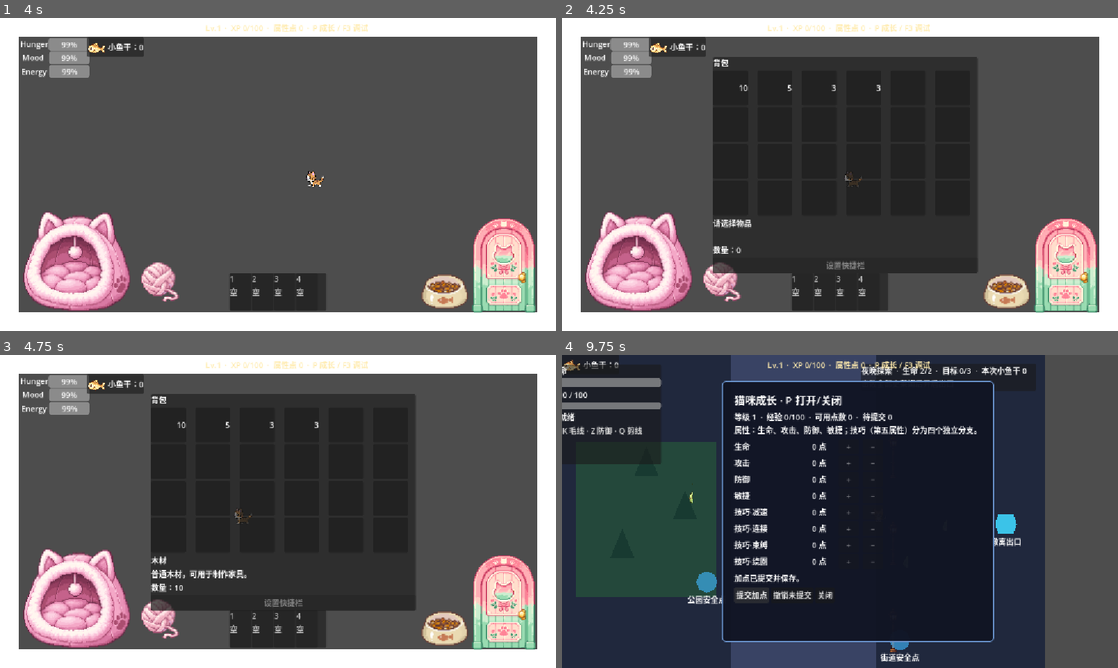
Above: before the commit, frames 1-4 (two rows, left to right).
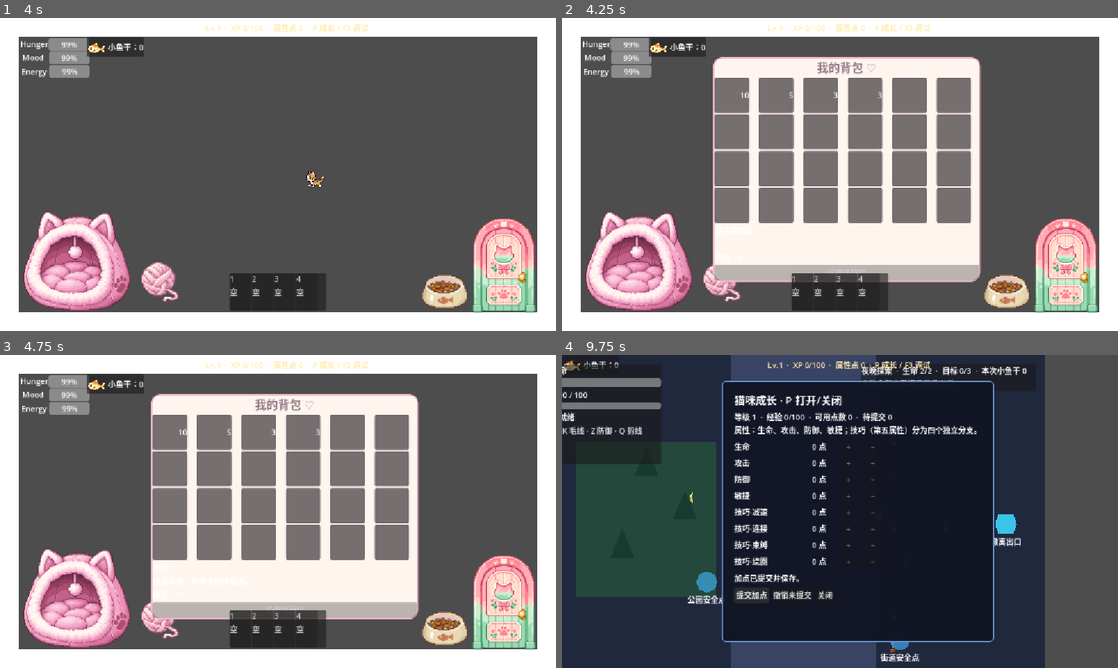
Above: after the commit, the same moments.

Repository: Kysuke727/pixelcat
Game: Godot game, scene res://scenes/maintest.tscn
Same seed, same stepped clock (60 frames per second), same inputs: the game is played once before the commit and once after it.
Inputs (mouse positions are in pixels of both pictures, inside the frame that each line leads up to):
- Up to frame 1 (4 s): tap Enter at 0.5 s; move the mouse to (400, 158) at 0.52 s; hold D (move_right) 0.53-1.28 s; hold Z (defend) 0.53-1.28 s; click (400, 158) at 0.67 s; tap Space at 1.25 s; move the mouse to (166, 190) at 1.27 s; hold S (move_down) 1.28-2.03 s; tap Shift (dodge) at 1.35 s; click (166, 190) at 1.42 s; move the mouse to (333, 105) at 2.02 s; hold D (move_right) 2.03-2.78 s; tap E (interact) at 2.1 s; click (333, 105) at 2.17 s; move the mouse to (250, 237) at 2.77 s; hold W (move_up) 2.78-3.53 s; tap J (melee_attack) at 2.85 s; click (250, 237) at 2.92 s; move the mouse to (444, 221) at 3.52 s; hold A (move_left) from 3.53 s (still down); tap K (ranged_attack) at 3.6 s; click (444, 221) at 3.67 s
- Up to frame 2 (4.25 s): keep holding A (move_left); tap B (toggle_inventory) at 4.15 s
- Up to frame 3 (4.75 s): keep holding A (move_left); move the mouse to (166, 423) at 4.27 s; tap Q (yarn_cut) at 4.35 s; click (166, 423) at 4.42 s
- Up to frame 4 (9.75 s): tap Enter at 5 s; move the mouse to (773, 423) at 5.02 s; release A (move_left) at 5.03 s; hold S (move_down) 5.03-5.78 s; tap N at 5.1 s; click (773, 423) at 5.17 s; move the mouse to (756, 433) at 5.77 s; hold D (move_right) 5.78-6.53 s; tap H at 5.85 s; click (756, 433) at 5.92 s; move the mouse to (962, 495) at 6.52 s; hold W (move_up) 6.53-7.28 s; tap P at 6.6 s; click (962, 495) at 6.67 s; move the mouse to (728, 527) at 7.27 s; hold D (move_right) 7.28-8.03 s; tap T at 7.35 s; click (728, 527) at 7.42 s; move the mouse to (895, 442) at 8.02 s; hold S (move_down) 8.03-8.78 s; hold Z (defend) 8.03-8.78 s; click (895, 442) at 8.17 s; move the mouse to (812, 574) at 8.77 s; hold A (move_left) 8.78-9.5 s; tap Shift (dodge) at 8.85 s; click (812, 574) at 8.92 s; click "提交加点" at 9.5 s

Frame 1 is identical in both runs. In frame 2, 35% of the frame differs, in the area x 27-76%, y 12-85%; in frame 3, 35%; in frame 4, less than 0.1%.

Commit message:
背包随便弄了一点

Diff:
--- a/scenes/ui/inventory_slot.tscn
+++ b/scenes/ui/inventory_slot.tscn
@@ -1,6 +1,18 @@
 [gd_scene format=3 uid="uid://be6xv27lxa536"]
 
 [ext_resource type="Script" uid="uid://dc27usfs30h3q" path="res://scripts/inventory_slot.gd" id="1_kscix"]
+
+[sub_resource type="StyleBoxFlat" id="StyleBoxFlat_ynyhv"]
+bg_color = Color(1, 0.9411765, 0.9529412, 1)
+border_width_left = 2
+border_width_top = 2
+border_width_right = 2
+border_width_bottom = 2
+border_color = Color(0.972549, 0.8627451, 0.8980392, 1)
+corner_radius_top_left = 10
+corner_radius_top_right = 10
+corner_radius_bottom_right = 10
+corner_radius_bottom_left = 10
 
 [node name="inventory_slot" type="Control" unique_id=2036254045]
 custom_minimum_size = Vector2(72, 72)
@@ -10,6 +22,13 @@
 anchor_bottom = 1.0
 grow_horizontal = 2
 grow_vertical = 2
+
+[node name="Panel" type="Panel" parent="." unique_id=2031478242]
+layout_mode = 0
+offset_right = 72.0
+offset_bottom = 72.0
+mouse_filter = 2
+theme_override_styles/panel = SubResource("StyleBoxFlat_ynyhv")
 
 [node name="InventorySlot" type="PanelContainer" parent="." unique_id=1035845984]
 custom_minimum_size = Vector2(72, 72)
--- a/scenes/ui/inventory_ui.tscn
+++ b/scenes/ui/inventory_ui.tscn
@@ -2,6 +2,18 @@
 
 [ext_resource type="Script" uid="uid://v5h0aiyrg73t" path="res://scripts/inventory_ui.gd" id="1_drsq2"]
 [ext_resource type="AudioStream" uid="uid://ei4qjtm4pb21" path="res://assets/audio/sfx/OpenSound.mp3" id="3_bsps8"]
+
+[sub_resource type="StyleBoxFlat" id="StyleBoxFlat_funqb"]
+bg_color = Color(1, 0.9607843, 0.9372549, 1)
+border_width_left = 3
+border_width_top = 3
+border_width_right = 3
+border_width_bottom = 3
+border_color = Color(0.9372549, 0.72156864, 0.7882353, 1)
+corner_radius_top_left = 18
+corner_radius_top_right = 18
+corner_radius_bottom_right = 18
+corner_radius_bottom_left = 18
 
 [node name="InventoryUI" type="Control" unique_id=556513039]
 layout_mode = 3
@@ -20,15 +32,18 @@
 layout_mode = 0
 offset_right = 420.0
 offset_bottom = 360.0
+theme_override_styles/panel = SubResource("StyleBoxFlat_funqb")
 
 [node name="Content" type="VBoxContainer" parent="Background" unique_id=297401588]
 layout_mode = 2
 
 [node name="TitleLabel" type="Label" parent="Background/Content" unique_id=596659225]
-custom_minimum_size = Vector2(20, 20)
-custom_maximum_size = Vector2(40, -1)
 layout_mode = 2
-text = "背包"
+theme_override_colors/font_color = Color(0.57254905, 0.46666667, 0.5137255, 1)
+theme_override_font_sizes/font_size = 24
+text = "我的背包 ♡"
+horizontal_alignment = 1
+vertical_alignment = 1
 
 [node name="SlotGrid" type="GridContainer" parent="Background/Content" unique_id=709076296]
 custom_minimum_size = Vector2(320, 240)
